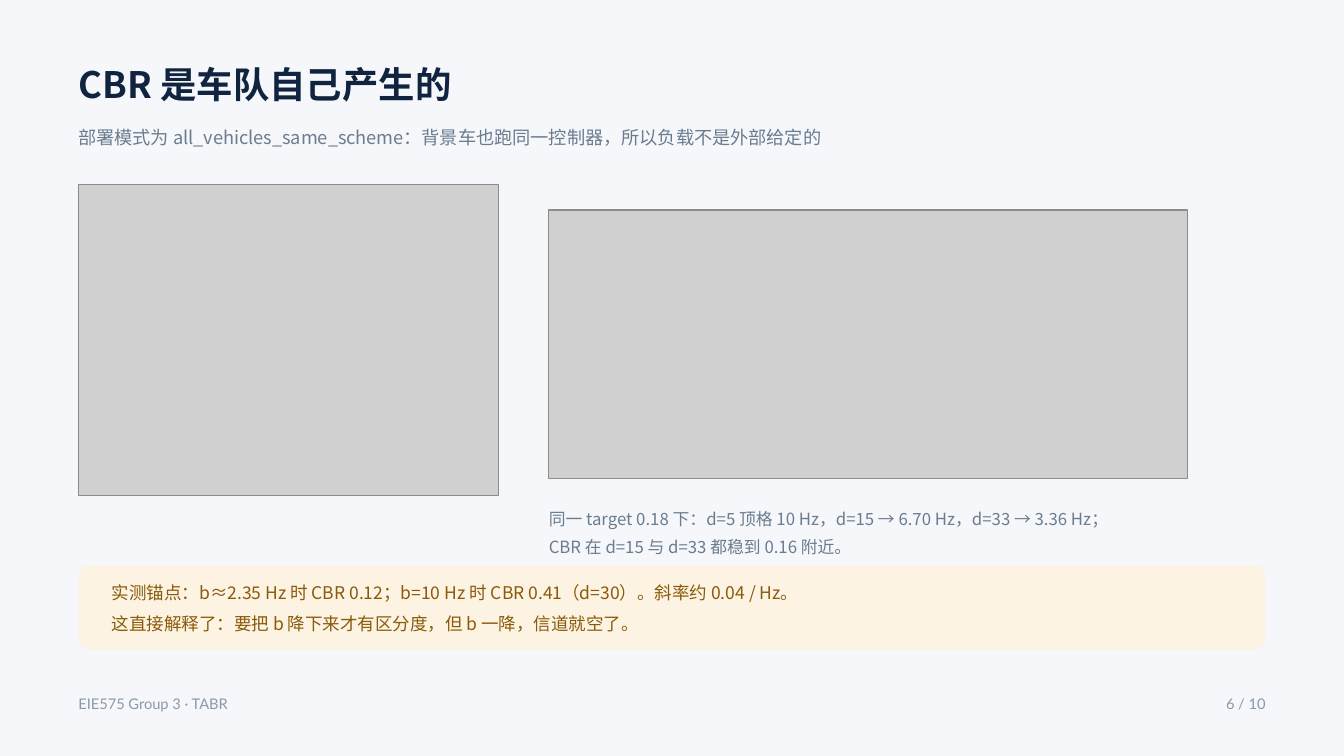
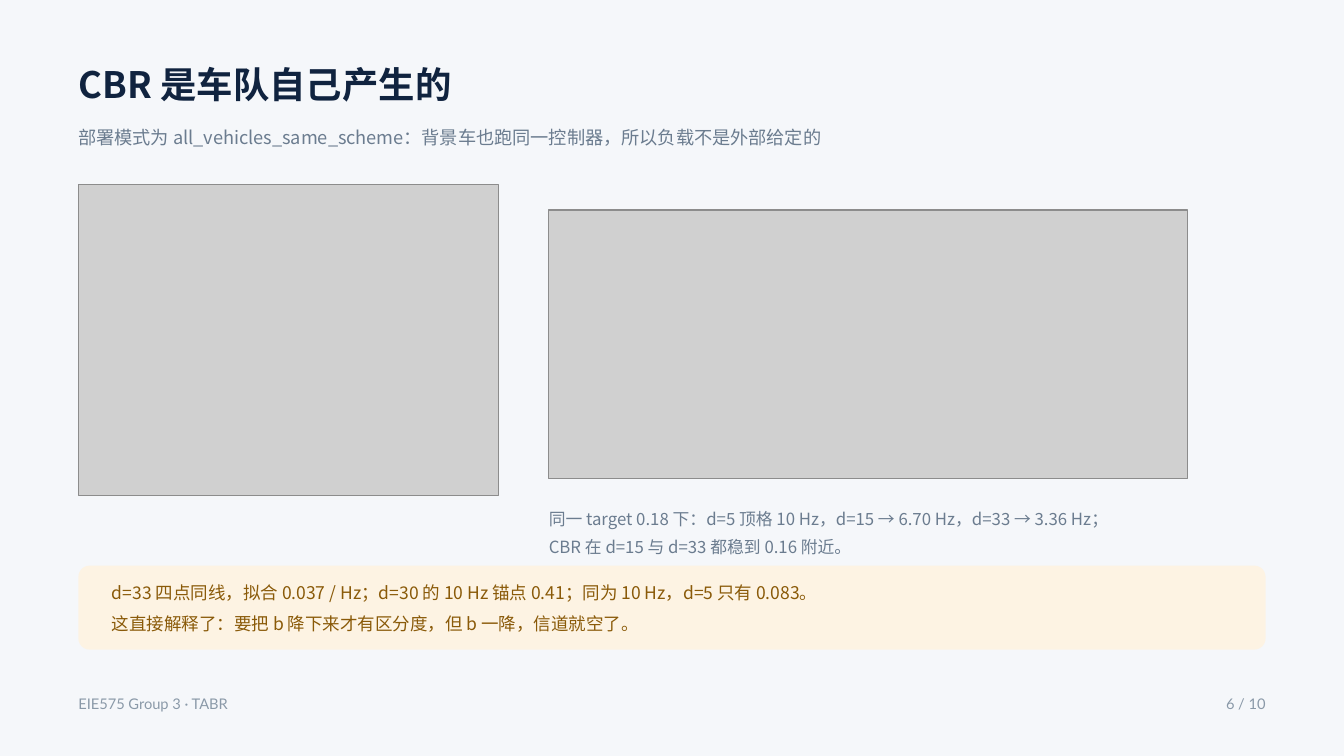
Before and after one commit to han088693-debug/EIE575-Project, a slide deck: slide 6 of TABR_project/docs/deck/EIE575_TABR_deck.pptx. Drawn at 1344x756 pixels with LibreOffice and Linux fonts; fonts in the diff are those of the drawing; grey boxes stand for pictures. Boxes give left, top, right and bottom in pixels: in the first picture for what was removed or moved away, otherwise in the second. Text is boxed around its words. In the diff, an @@ line names an element or a change of style, - is before the commit and + after.

```diff
--- a/TABR_project/docs/deck/EIE575_TABR_deck.pptx
+++ b/TABR_project/docs/deck/EIE575_TABR_deck.pptx
@@ text at box(112, 584, 817, 602): text changed @@
-实测锚点：b≈2.35 Hz 时 CBR 0.12；b=10 Hz 时 CBR 0.41（d=30）。斜率约 0.04 / Hz。
+d=33 四点同线，拟合 0.037 / Hz；d=30 的 10 Hz 锚点 0.41；同为 10 Hz，d=5 只有 0.083。
```
Also in this commit, not shown: 5 other files.
